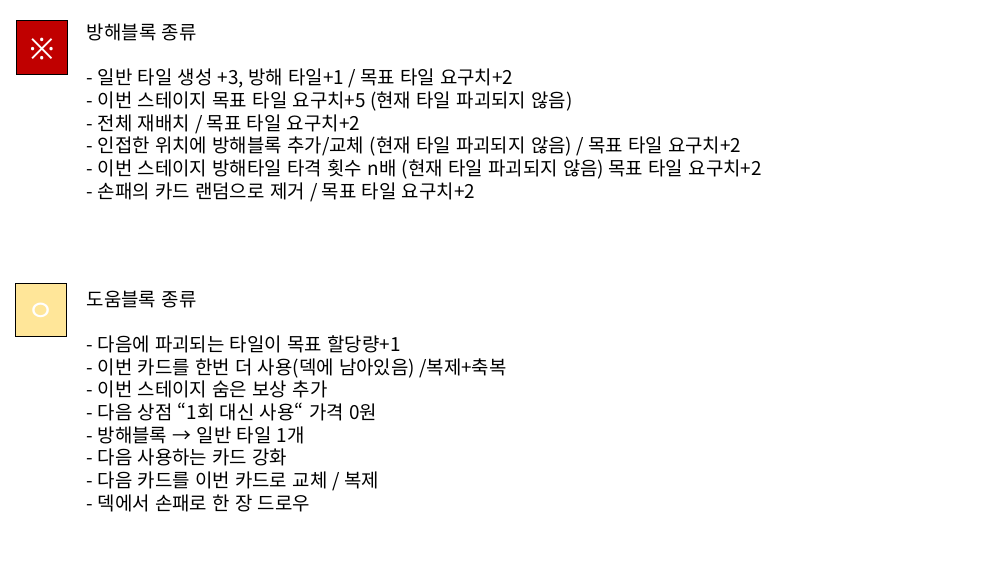
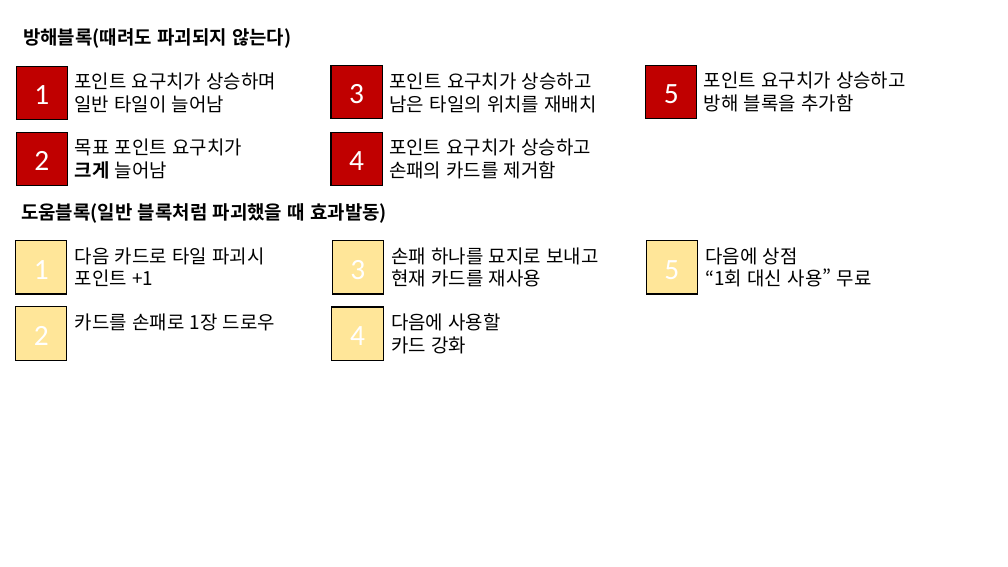
Before and after one commit to kauthor/FluffyDisdog, a slide deck: slide 4 of Plan/기획서/땅부수기.pptx. Drawn at 1008x567 pixels with LibreOffice and Linux fonts; fonts in the diff are those of the drawing. Boxes give left, top, right and bottom in pixels: in the first picture for what was removed or moved away, otherwise in the second. Text is boxed around its words. In the diff, an @@ line names an element or a change of style, - is before the commit and + after.

```diff
--- a/Plan/기획서/땅부수기.pptx
+++ b/Plan/기획서/땅부수기.pptx
@@ text at [23,28,291,48]: text changed; bold on @@
-방해블록 종류
-- 일반 타일 생성 +3, 방해 타일+1 / 목표 타일 요구치+2
-- 이번 스테이지 목표 타일 요구치+5 (현재 타일 파괴되지 않음)
-- 전체 재배치 / 목표 타일 요구치+2
-- 인접한 위치에 방해블록 추가/교체 (현재 타일 파괴되지 않음) / 목표 타일 요구치+2
-- 이번 스테이지 방해타일 타격 횟수 n배 (현재 타일 파괴되지 않음) 목표 타일 요구치+2
-- 손패의 카드 랜덤으로 제거 / 목표 타일 요구치+2
+방해블록(때려도 파괴되지 않는다)
@@ rectangle "1": place and size @@
-rectangle "1" at [16,20,67,74]
+rectangle "1" at [16,67,67,120]
@@ text in rectangle at [34,85,49,104]: text changed @@
-※
+1
@@ text added at [74,72,277,113], 18 pt, text #000000 @@
+포인트 요구치가 상승하며
+일반 타일이 늘어남
@@ rectangle added at [331,65,383,119], fill #C00000, outline #000000 1 pt, 28 pt, text #FFFFFF @@
+3
@@ text added at [390,72,597,113], 18 pt, text #000000 @@
+포인트 요구치가 상승하고
+남은 타일의 위치를 재배치
@@ rectangle added at [646,65,697,119], fill #C00000, outline #000000 1 pt, 28 pt, text #FFFFFF @@
+5
@@ text added at [704,71,906,112], 18 pt, text #000000 @@
+포인트 요구치가 상승하고
+방해 블록을 추가함
@@ rectangle added at [16,132,67,186], fill #C00000, outline #000000 1 pt, 28 pt, text #FFFFFF @@
+2
@@ text added at [75,138,242,179], 18 pt, text #000000 @@
+목표 포인트 요구치가
+크게 늘어남
@@ rectangle added at [331,132,383,186], fill #C00000, outline #000000 1 pt, 28 pt, text #FFFFFF @@
+4
@@ text added at [389,138,591,179], 18 pt, text #000000 @@
+포인트 요구치가 상승하고
+손패의 카드를 제거함
@@ text added at [21,203,387,223], 18 pt, text #000000, bold @@
+도움블록(일반 블록처럼 파괴했을 때 효과발동)
@@ rectangle: place and size @@
-rectangle at [16,284,67,337]
+rectangle at [16,240,67,294]
@@ text added at [75,247,264,286], 18 pt, text #000000 @@
+다음 카드로 타일 파괴시
+포인트 +1
@@ rectangle added at [332,240,383,294], fill #FFE699, outline #000000 1 pt @@
@@ text added at [391,247,598,287], 18 pt, text #000000 @@
+손패 하나를 묘지로 보내고
+현재 카드를 재사용
@@ rectangle added at [647,240,698,294], fill #FFE699, outline #000000 1 pt @@
@@ text added at [705,247,872,287], 18 pt, text #000000 @@
+다음에 상점
+“1회 대신 사용” 무료
@@ text removed at [87,290,506,512] @@
-도움블록 종류
-- 다음에 파괴되는 타일이 목표 할당량+1
-- 이번 카드를 한번 더 사용(덱에 남아있음) /복제+축복
-- 이번 스테이지 숨은 보상 추가
-- 다음 상점 “1회 대신 사용“ 가격 0원
-- 방해블록 → 일반 타일 1개
-- 다음 사용하는 카드 강화
-- 다음 카드를 이번 카드로 교체 / 복제
-- 덱에서 손패로 한 장 드로우
@@ rectangle added at [16,307,67,361], fill #FFE699, outline #000000 1 pt @@
@@ text added at [75,313,275,331], 18 pt, text #000000 @@
+카드를 손패로 1장 드로우
@@ rectangle added at [332,307,383,361], fill #FFE699, outline #000000 1 pt @@
@@ text added at [391,313,501,354], 18 pt, text #000000 @@
+다음에 사용할
+카드 강화
```
Also in this commit, not shown: 3 other slides changed, 5 slides added, 1 slide removed.
